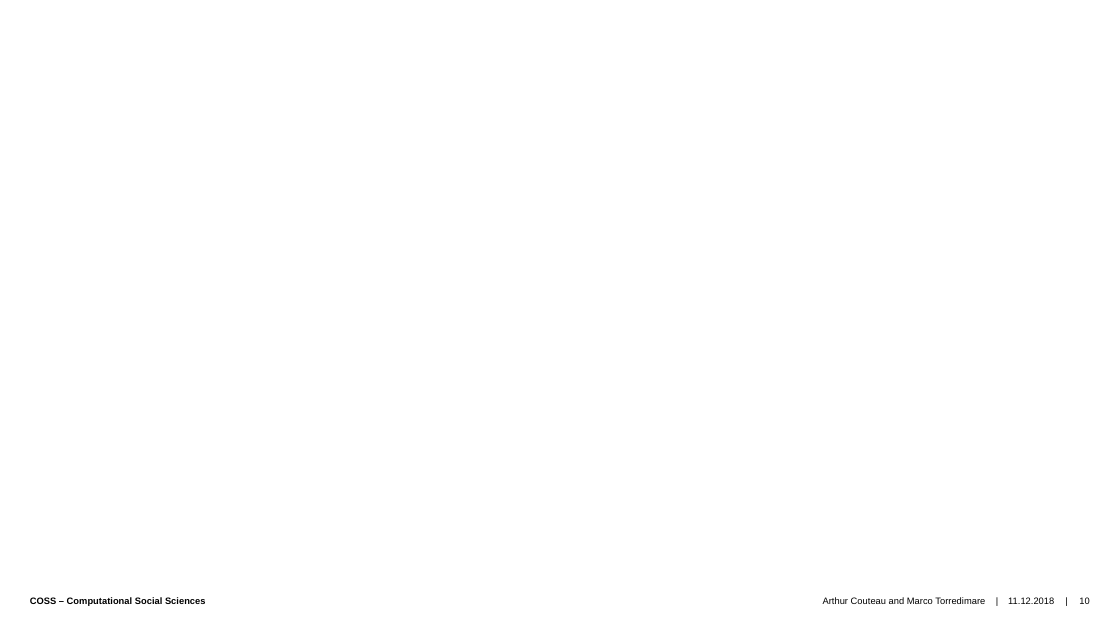
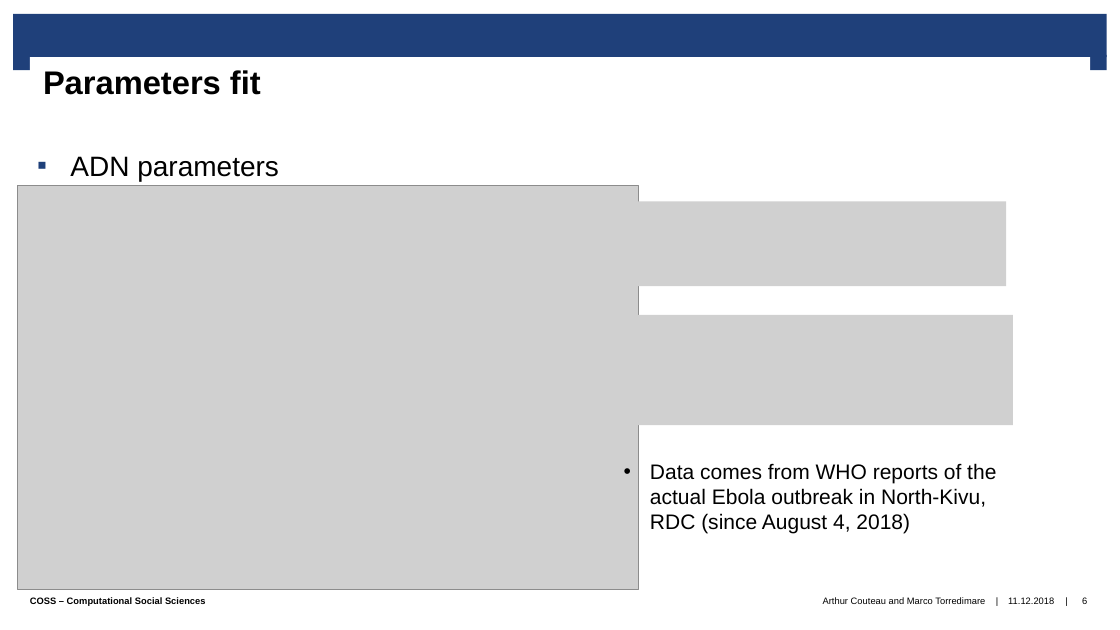
Before and after one commit to tasmaal/Are-you-SIRious-, a slide deck: slide 6 of final_presentation/Presentation.pptx (slide 10 before the commit). Drawn at 1120x630 pixels with LibreOffice and Linux fonts; fonts in the diff are those of the drawing; grey boxes stand for pictures; background and template pictures are left out. Boxes give left, top, right and bottom in pixels: in the first picture for what was removed or moved away, otherwise in the second. Text is boxed around its words. In the diff, an @@ line names an element or a change of style, - is before the commit and + after.

```diff
--- a/final_presentation/Presentation.pptx
+++ b/final_presentation/Presentation.pptx
@@ rectangle: place and size @@
-rectangle at [0, 0, 1120, 81]
+rectangle at [13, 14, 1107, 58]
@@ rectangle at [13, 14, 1107, 58]: fill #FFFFFF to #1F407A @@
@@ rectangle added at [13, 55, 30, 70], fill #1F407A @@
@@ title added at [29, 57, 1090, 146], fill #FFFFFF, 28 pt, text #000000, bold @@
+Parameters fit
@@ rectangle added at [1090, 55, 1107, 70], fill #1F407A @@
@@ text added at [70, 156, 279, 181], 24 pt, text #000000 @@
+▪ ADN parameters
@@ picture added at [17, 186, 638, 589] @@
@@ picture added at [616, 202, 1007, 287] @@
@@ picture added at [616, 315, 1013, 425] @@
@@ text added at [650, 463, 996, 534], 18 pt, text #000000 @@
+• Data comes from WHO reports of the actual Ebola outbreak in North-Kivu, RDC (since August 4, 2018)
@@ page number at [1082, 597, 1087, 606]: text changed @@
-10
+6
```
Also in this commit, not shown: 5 other slides changed, 1 slide removed, 2 other files.
